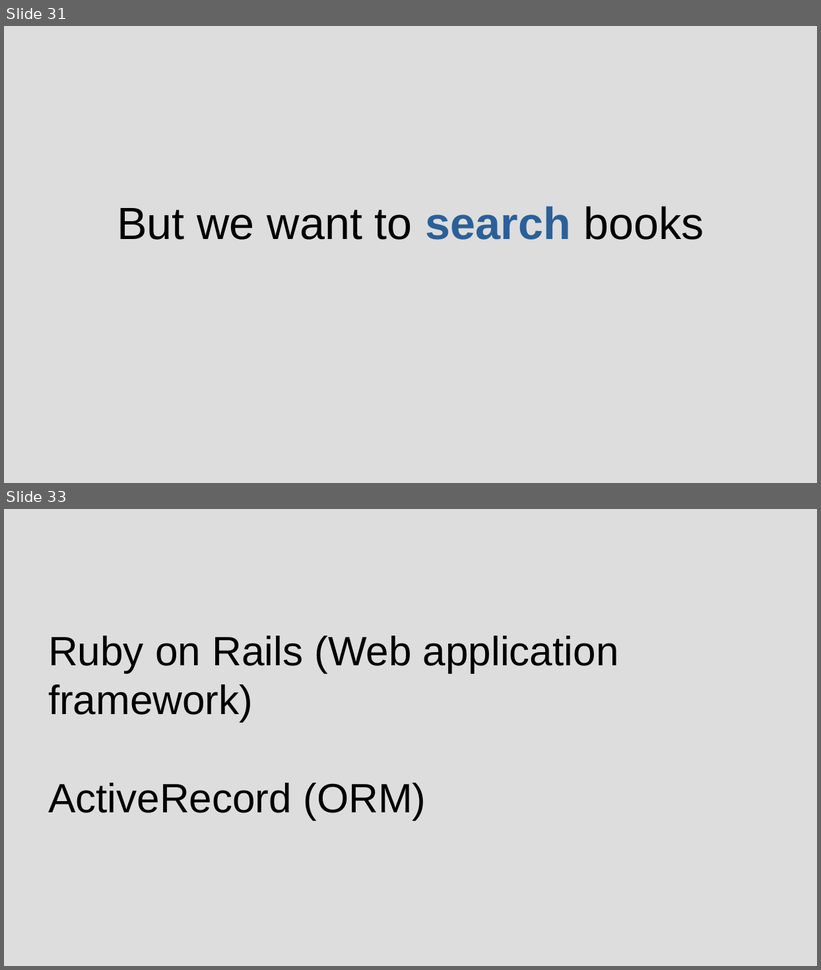
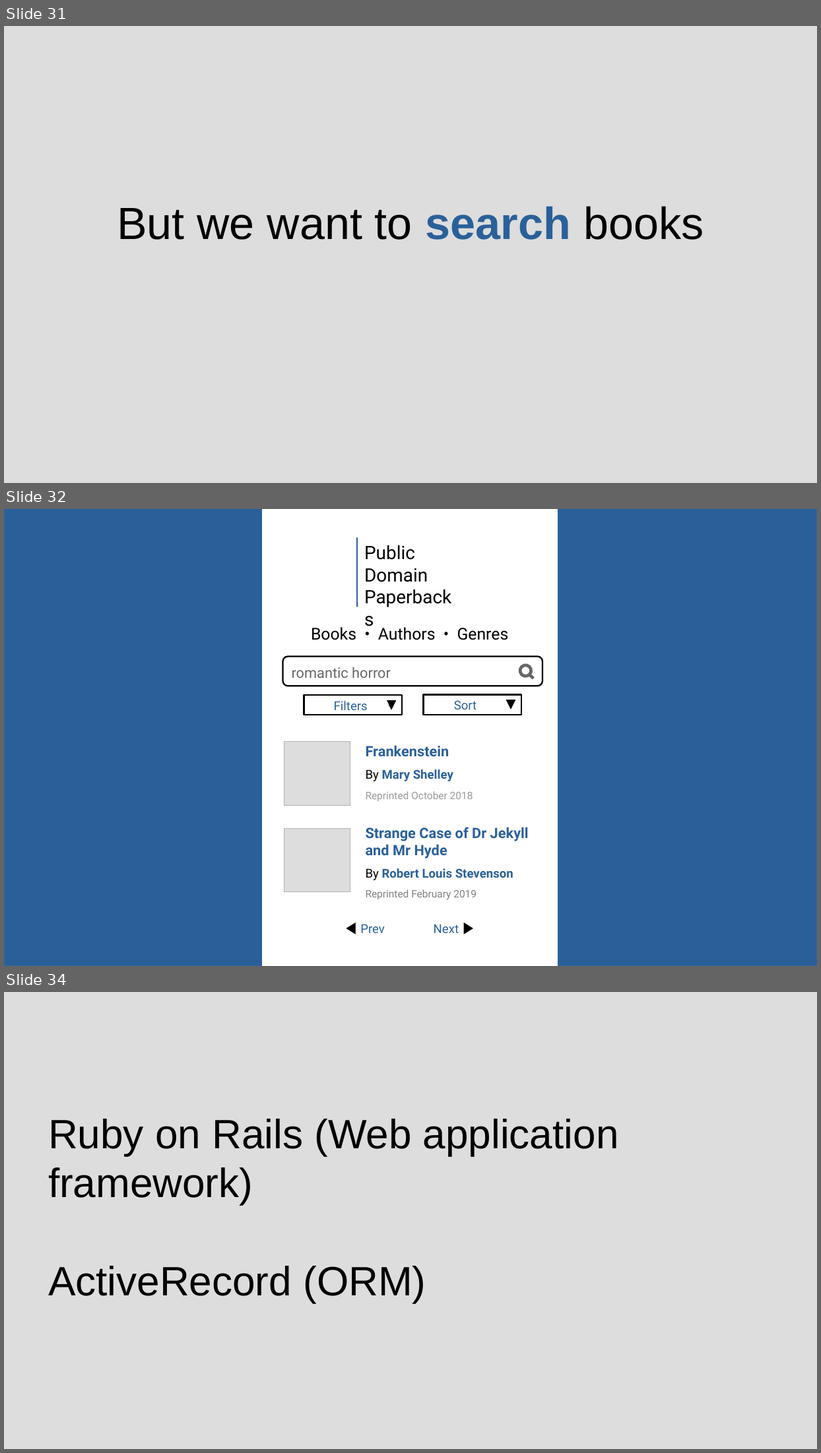
Before and after one commit to chriscressman/architecting-a-search-feature, a slide deck: presentation.odp. Shown one above the other, each under a label of ours: slides 31 and 33 before the commit, slides 31, 32 and 34 after it; the slides between them are not shown. The pictures are 821x970 and 821x1453 pixels, drawn with LibreOffice and Linux fonts; fonts in the diff are those of the drawing. Boxes give left, top, right and bottom in pixels: in the first picture for what was removed or moved away, otherwise in the second. Text is boxed around its words. In the diff, an @@ line names an element or a change of style, - is before the commit and + after.

```diff
--- a/presentation.odp
+++ b/presentation.odp
@@ slide 32 added at [4,509,817,966], background #DDDDDD @@
@@ rectangle added at [4,509,817,966], fill #2A6099, outline #3465A4 0 pt @@
@@ rectangle added at [262,509,557,966], fill #FFFFFF, outline #FFFFFF 0 pt @@
@@ line added from (358, 538) to (358, 607), #3465A4 1.45 pt @@
@@ text added at [364,545,428,582], 18 pt, text #000000 @@
+Public
+Domain
+Paperbacks
@@ text added at [311,627,509,640], 16 pt, text #000000 @@
+Books • Authors • Genres
@@ rounded rectangle added at [283,657,543,686], fill #FFFFFF, outline #000000 1.5 pt @@
@@ text added at [292,667,391,678], 14 pt, text #666666 @@
+romantic horror
@@ ellipse added at [518,663,534,679], fill #FFFFFF, outline #666666 3 pt @@
@@ line added from (529, 675) to (534, 679), #666666 3 pt @@
@@ rectangle added at [304,695,403,715], fill #FFFFFF, outline #000000 1.45 pt @@
@@ text added at [334,701,368,710], 12 pt, text #2A6099 @@
+Filters
@@ triangle added at [387,701,396,710], fill #000000, outline #000000 0 pt @@
@@ rectangle added at [423,695,521,715], fill #FFFFFF, outline #000000 1.45 pt @@
@@ text added at [454,700,477,710], 12 pt, text #2A6099 @@
+Sort
@@ triangle added at [506,700,515,709], fill #000000, outline #000000 0 pt @@
@@ rectangle added at [284,742,350,805], fill #DDDDDD, outline #B2B2B2 0 pt @@
@@ text added at [366,745,473,801], 10 pt, text #2A6099, bold @@
+Frankenstein
+By Mary Shelley
+Reprinted October 2018
@@ rectangle added at [284,829,350,892], fill #DDDDDD, outline #B2B2B2 0 pt @@
@@ text added at [366,827,529,900], 14 pt, text #2A6099, bold @@
+Strange Case of Dr Jekyll and Mr Hyde
+By Robert Louis Stevenson
+Reprinted February 2019
@@ text added at [360,924,459,933], 12 pt, text #2A6099 @@
+◀ Prev Next ▶
@@ what was slide 33 is now slide 34 @@
```
Also in this commit, not shown: 5 other slides added, 4 slides removed.
